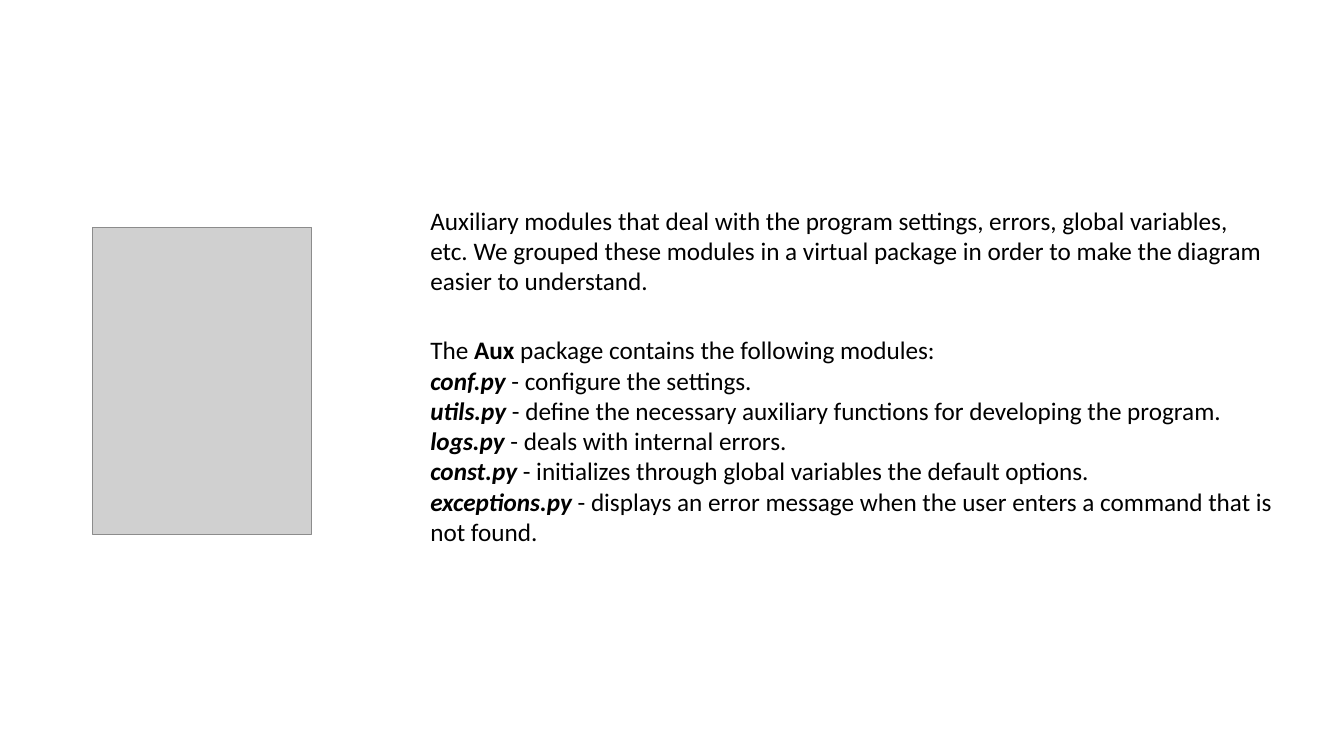
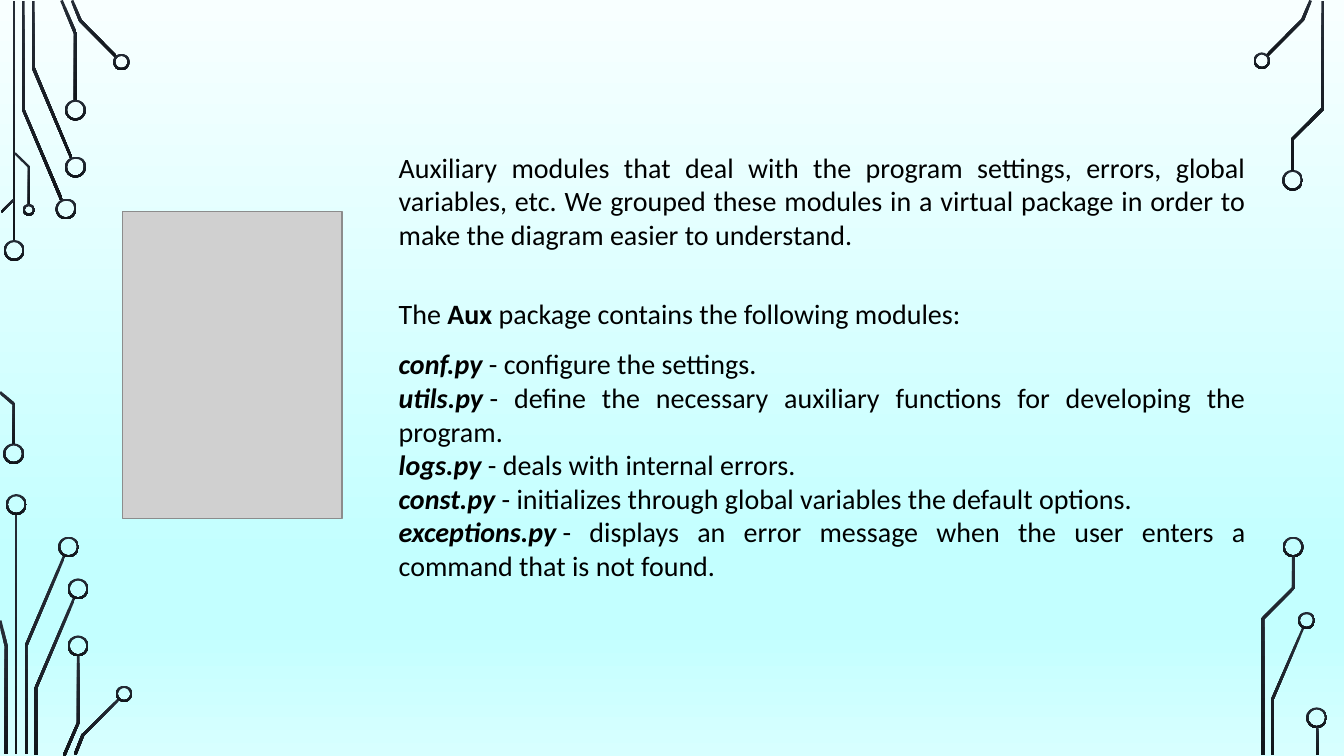
Before and after one commit to dianamoreira/thefuck, a slide deck: slide 14 of ArchSW-docs/The Fuck.pptx. Drawn at 1344x756 pixels with LibreOffice and Linux fonts; fonts in the diff are those of the drawing; grey boxes stand for pictures; background and template pictures are left out. Boxes give left, top, right and bottom in pixels: in the first picture for what was removed or moved away, otherwise in the second. Text is boxed around its words. In the diff, an @@ line names an element or a change of style, - is before the commit and + after.

```diff
--- a/ArchSW-docs/The Fuck.pptx
+++ b/ArchSW-docs/The Fuck.pptx
@@ background #FFFFFF to picture (left out) @@
@@ text "Auxiliary modules that deal with ...": place and size @@
-text "Auxiliary modules that deal with ..." at [430,212,1260,291]
+text "Auxiliary modules that deal with ..." at [399,158,1245,250]
@@ text "Auxiliary modules that deal with ..." at [399,158,1245,250]: size 18 to 20 pt; alignment left to justified @@
@@ picture: place and size @@
-picture at [93,227,313,534]
+picture at [123,212,343,519]
@@ text "The Aux package contains the ...": place and size @@
-text "The Aux package contains the ..." at [430,341,1272,541]
+text "The Aux package contains the ..." at [399,304,1245,577]
@@ text "The Aux package contains the ..." at [399,304,1245,577]: size 18 to 20 pt; alignment left to justified; line spacing 1 to 1.5 @@
@@ group added at [0,0,1328,756]: 33 freeform shapes, 3 rectangles @@
```
Also in this commit, not shown: 10 other slides changed, 10 slides added, 6 slides removed, 1 other file.
